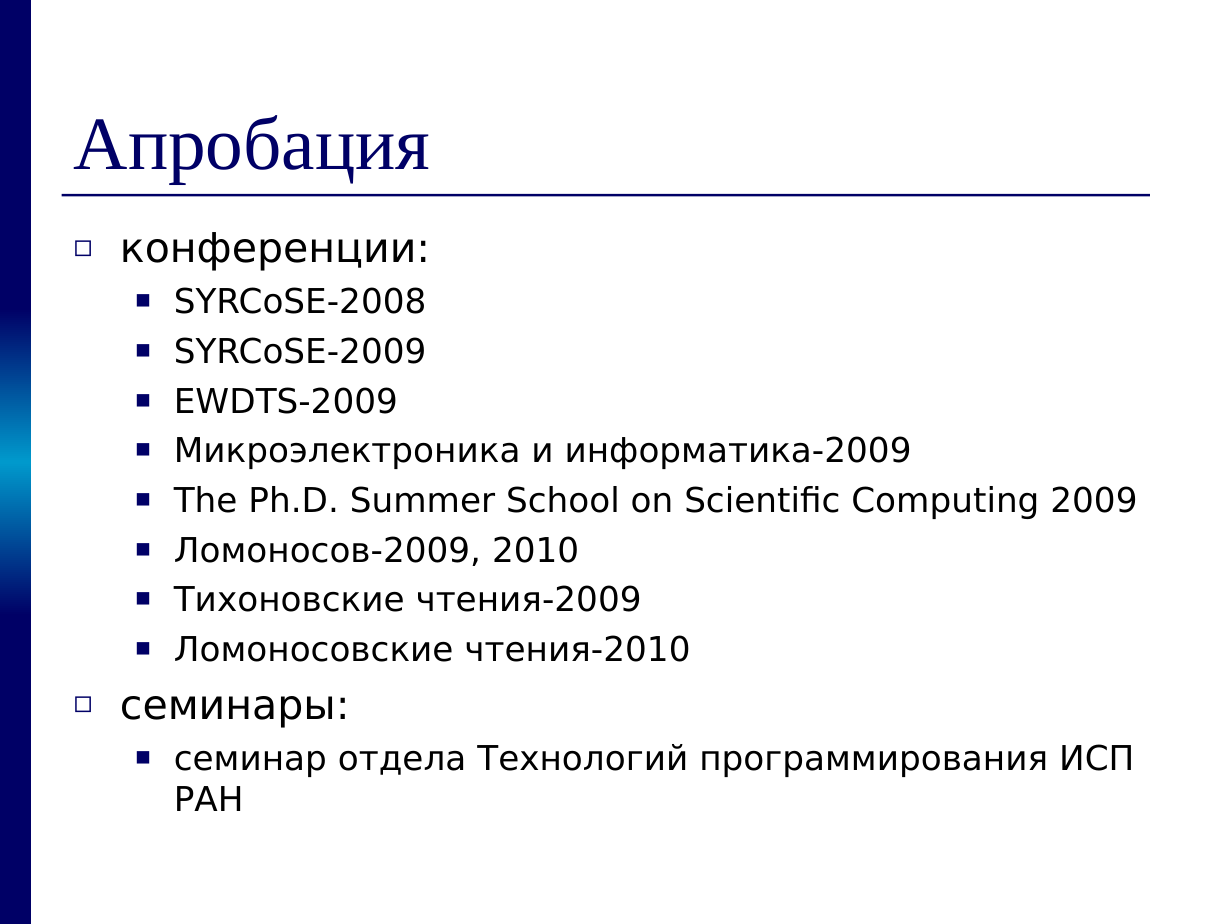
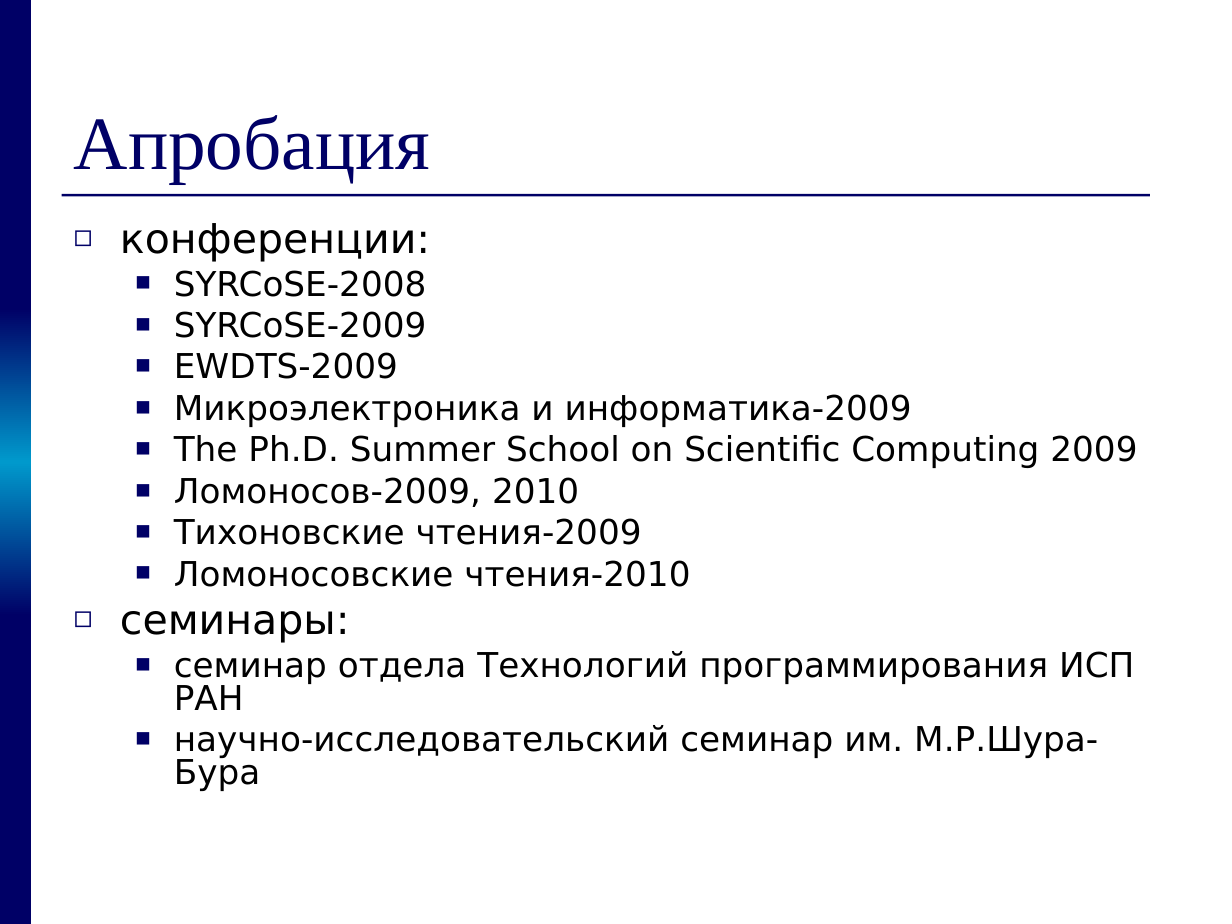
Before and after one commit to kornevgen/tesla-project, a slide deck: slide 27 of papers/THESIS/talks/pred/prethesis9.ppt (slide 28 before the commit). Drawn at 1232x924 pixels with LibreOffice and Linux fonts; fonts in the diff are those of the drawing. Boxes give left, top, right and bottom in pixels: in the first picture for what was removed or moved away, otherwise in the second. Text is boxed around its words. In the diff, an @@ line names an element or a change of style, - is before the commit and + after.

```diff
--- a/papers/THESIS/talks/pred/prethesis9.ppt
+++ b/papers/THESIS/talks/pred/prethesis9.ppt
@@ text at (x1=120, y1=223, x2=1137, y2=710): line spacing 1 to 0.8 @@
@@ text at (x1=174, y1=725, x2=1098, y2=791): paragraph added @@
+  ■ научно-исследовательский семинар им. М.Р.Шура-Бура
```
Also in this commit, not shown: 7 other slides changed.
